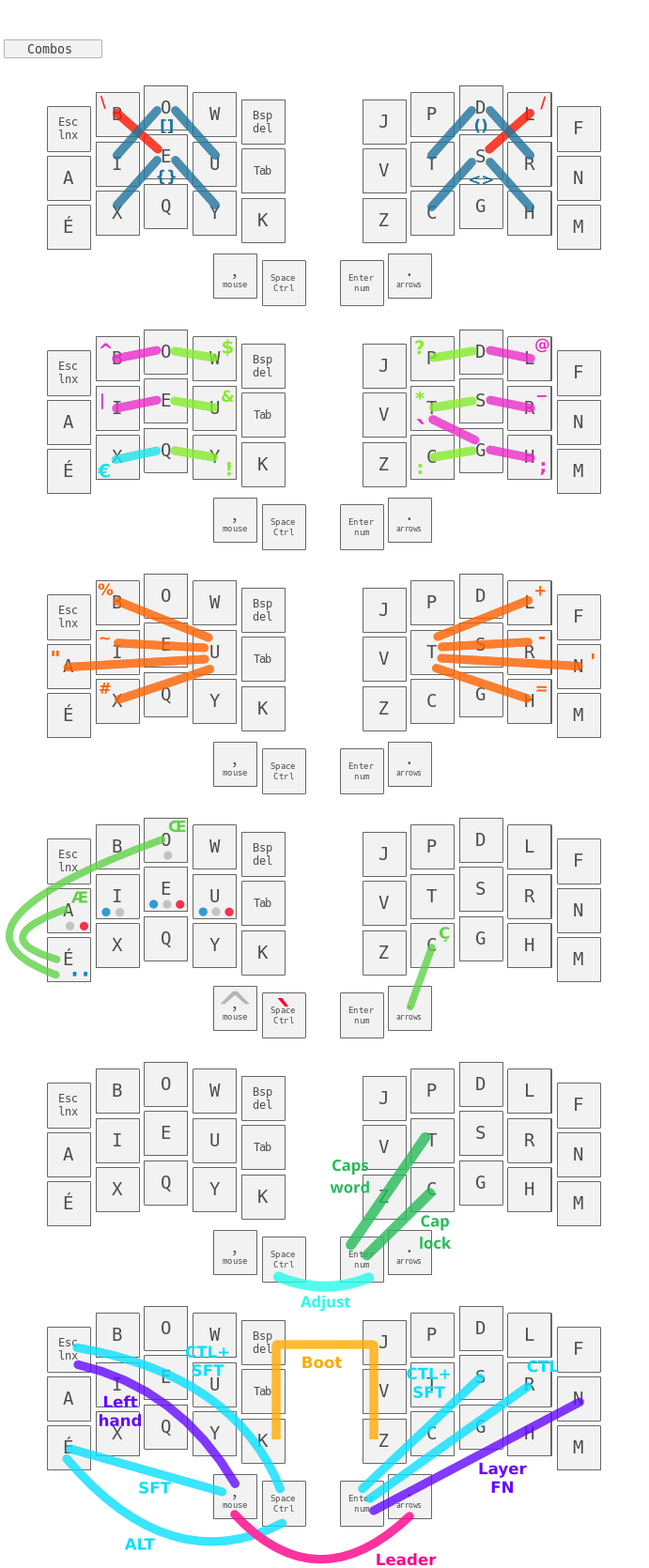
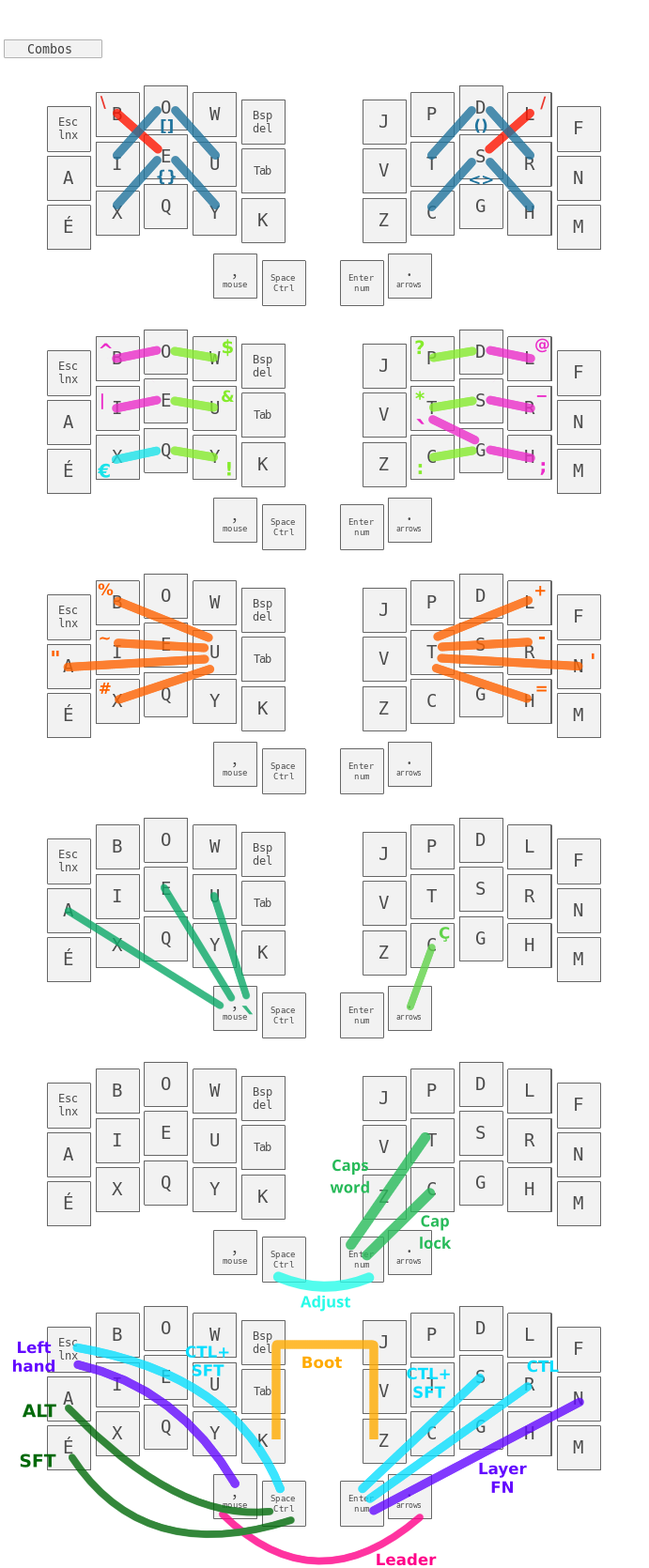
Layer changes from the first (649, 1568) image to the second:
painted on "Text" over box(4, 819, 450, 1566)
painted on "Adjust" over box(4, 819, 450, 1015)
painted on "Leader" over box(61, 994, 425, 1566)
painted on "French" over box(4, 819, 450, 1015)
painted on "base.png" over box(4, 819, 450, 1566)
